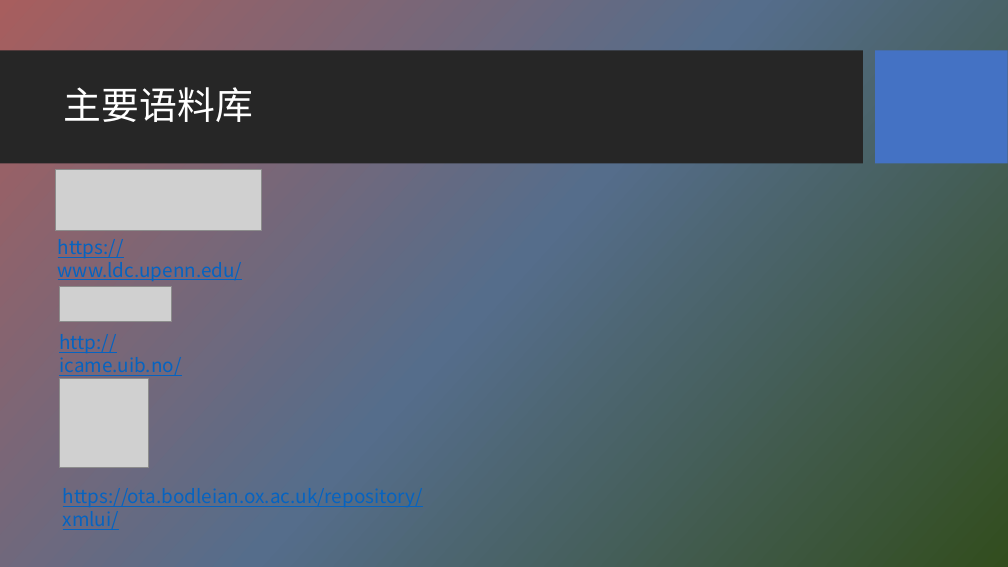
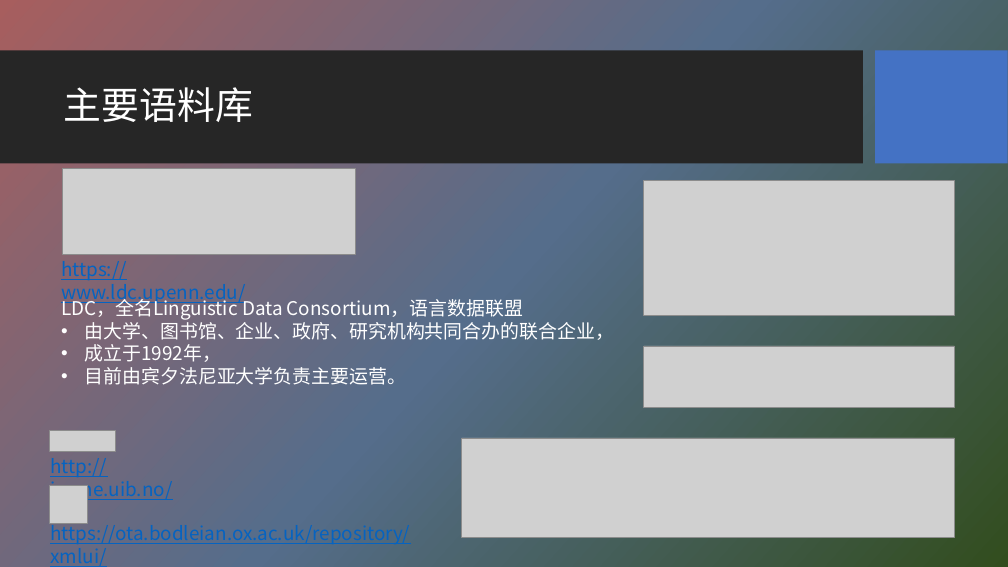
Before and after one commit to HBU/NLP_PPT, a slide deck: slide 4 of PPT-2020/ch02 语料库与词汇知识库.pptx. Drawn at 1008x567 pixels with LibreOffice and Linux fonts; fonts in the diff are those of the drawing; grey boxes stand for pictures; background and template pictures are left out. Boxes give left, top, right and bottom in pixels: in the first picture for what was removed or moved away, otherwise in the second. Text is boxed around its words. In the diff, an @@ line names an element or a change of style, - is before the commit and + after.

```diff
--- a/PPT-2020/ch02 语料库与词汇知识库.pptx
+++ b/PPT-2020/ch02 语料库与词汇知识库.pptx
@@ picture: place and size @@
-picture at (55, 170, 262, 231)
+picture at (63, 169, 355, 255)
@@ picture added at (644, 181, 954, 315) @@
@@ text "https://www.ldc.upenn.edu/": place and size @@
-text "https://www.ldc.upenn.edu/" at (58, 239, 243, 281)
+text "https://www.ldc.upenn.edu/" at (61, 261, 246, 304)
@@ text added at (61, 296, 614, 385), 18 pt, text #FFFFFF @@
+LDC，全名Linguistic Data Consortium，语言数据联盟
+• 由大学、图书馆、企业、政府、研究机构共同合办的联合企业，
+• 成立于1992年，
+• 目前由宾夕法尼亚大学负责主要运营。
@@ picture added at (644, 346, 955, 408) @@
@@ picture: place and size @@
-picture at (60, 287, 172, 321)
+picture at (49, 430, 116, 451)
@@ picture added at (462, 438, 955, 537) @@
@@ text "http://icame.uib.no/": place and size @@
-text "http://icame.uib.no/" at (59, 334, 181, 376)
+text "http://icame.uib.no/" at (50, 458, 172, 501)
@@ picture: place and size @@
-picture at (60, 379, 148, 467)
+picture at (49, 485, 87, 523)
@@ text "https://ota.bodleian.ox.ac.uk/repository/xmlui/" rewrapped from (63, 488, 423, 507) to (50, 521, 410, 544) @@
```
Also in this commit, not shown: 8 other slides changed, 3 slides added, 1 slide removed, 1 other file.
